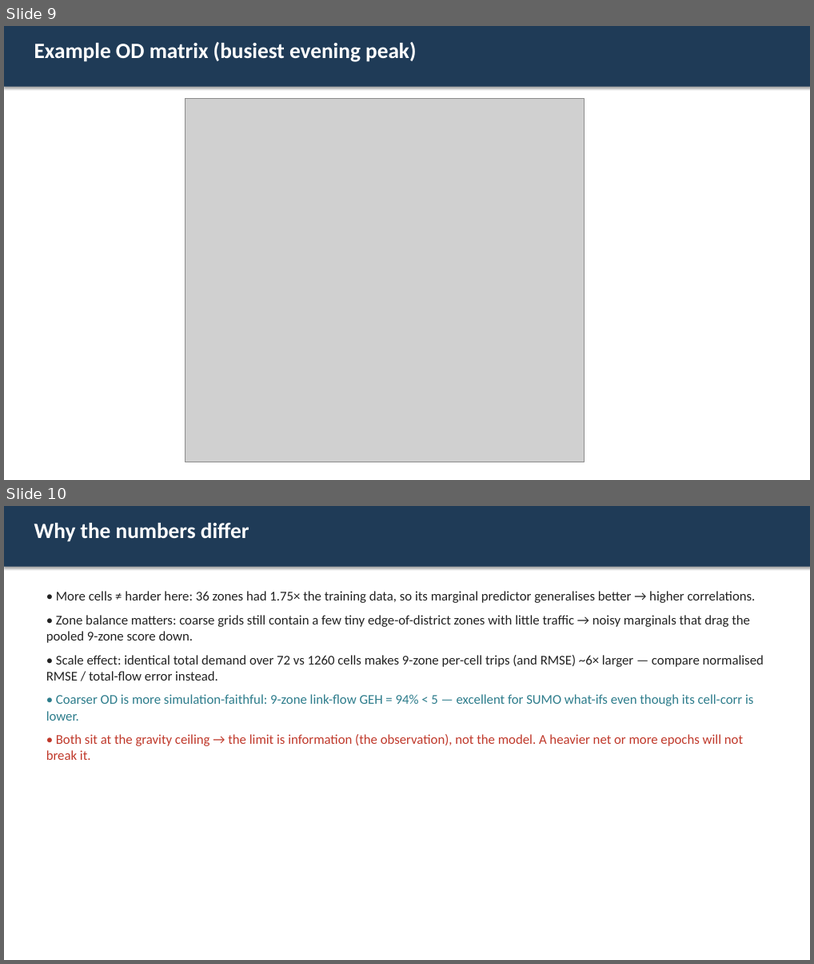
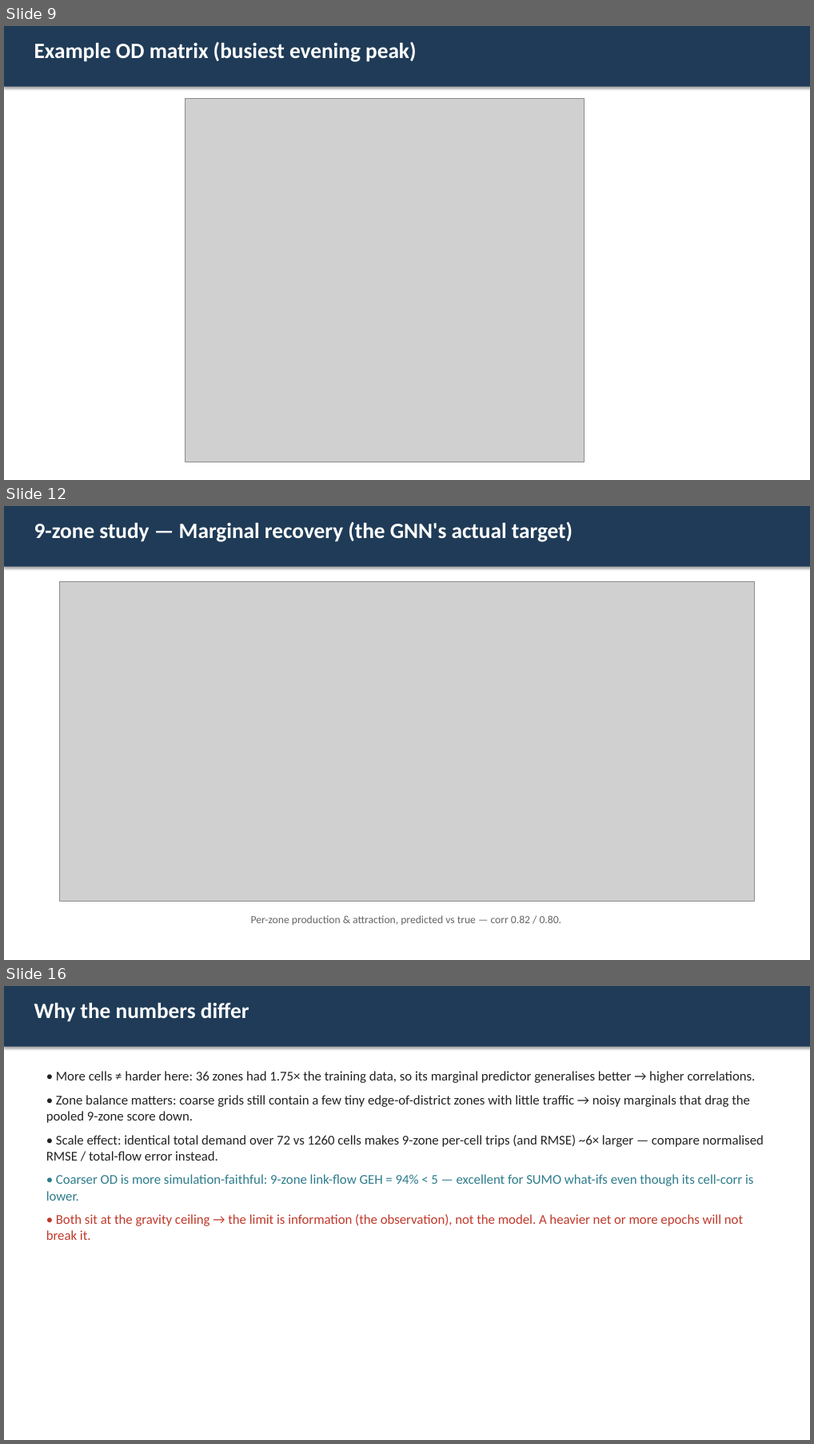
Before and after one commit to farhadi76m/OD-Matrix-Estimatios-GNN, a slide deck: slides/OD_36_vs_9_zones.pptx. Shown one above the other, each under a label of ours: slides 9 and 10 before the commit, slides 9, 12 and 16 after it; the slides between them are not shown. The pictures are 814x964 and 814x1444 pixels, drawn with LibreOffice and Linux fonts; fonts in the diff are those of the drawing; grey boxes stand for pictures. Boxes give left, top, right and bottom in pixels: in the first picture for what was removed or moved away, otherwise in the second. Text is boxed around its words. In the diff, an @@ line names an element or a change of style, - is before the commit and + after.

```diff
--- a/slides/OD_36_vs_9_zones.pptx
+++ b/slides/OD_36_vs_9_zones.pptx
@@ slide 12 added at bbox=[4, 506, 810, 960], background #FFFFFF @@
@@ rectangle added at bbox=[4, 506, 810, 567], fill #1F3B57 @@
@@ text added at bbox=[34, 522, 573, 542], 26 pt, text #FFFFFF, bold @@
+9-zone study — Marginal recovery (the GNN's actual target)
@@ picture added at bbox=[60, 582, 755, 900] @@
@@ text added at bbox=[251, 915, 562, 924], 13 pt, text #666666 @@
+Per-zone production & attraction, predicted vs true — corr 0.82 / 0.80.
@@ what was slide 10 is now slide 16 @@
```
Also in this commit, not shown: 5 other slides added, 1 other file.
